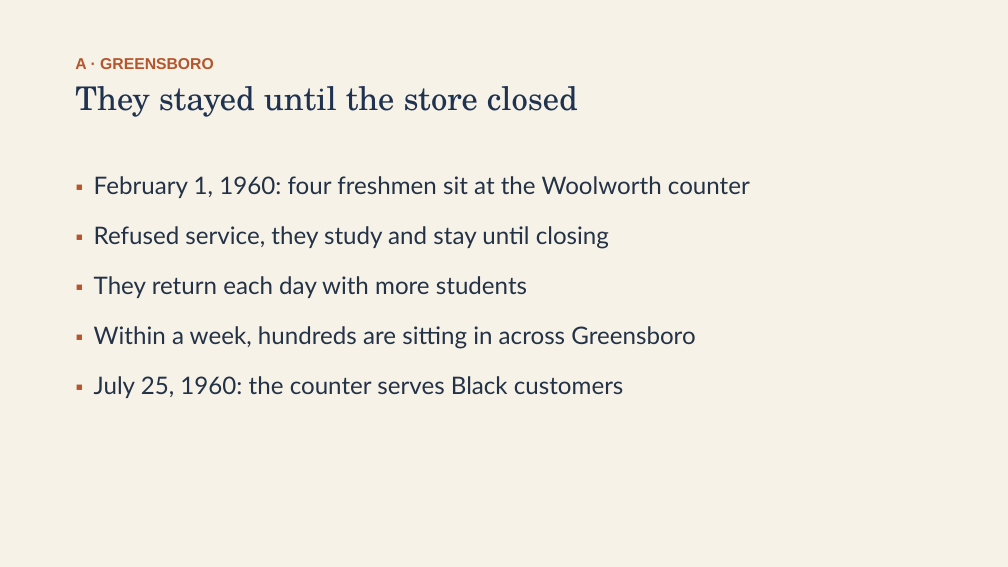
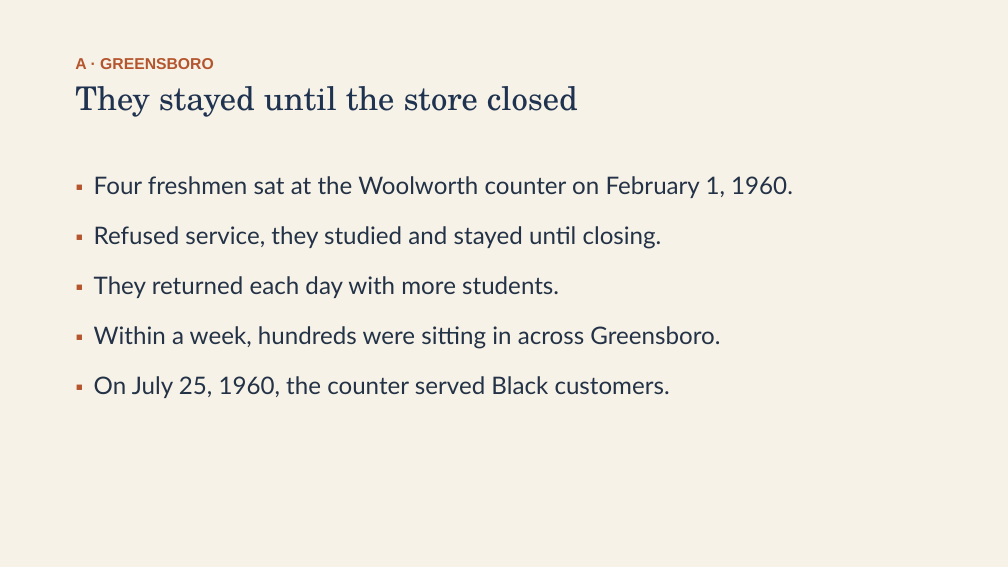
Before and after one commit to ab17gthb/humanities-curriculum-group, a slide deck: slide 5 of civil-rights/lesson-04/lesson-04-slides.pptx. Drawn at 1008x567 pixels with LibreOffice and Linux fonts; fonts in the diff are those of the drawing. Boxes give left, top, right and bottom in pixels: in the first picture for what was removed or moved away, otherwise in the second. Text is boxed around its words. In the diff, an @@ line names an element or a change of style, - is before the commit and + after.

```diff
--- a/civil-rights/lesson-04/lesson-04-slides.pptx
+++ b/civil-rights/lesson-04/lesson-04-slides.pptx
@@ text at [94,176,793,398]: text changed @@
-▪ February 1, 1960: four freshmen sit at the Woolworth counter
-▪ Refused service, they study and stay until closing
-▪ They return each day with more students
-▪ Within a week, hundreds are sitting in across Greensboro
-▪ July 25, 1960: the counter serves Black customers
+▪ Four freshmen sat at the Woolworth counter on February 1, 1960.
+▪ Refused service, they studied and stayed until closing.
+▪ They returned each day with more students.
+▪ Within a week, hundreds were sitting in across Greensboro.
+▪ On July 25, 1960, the counter served Black customers.
```
Also in this commit, not shown: 11 other slides changed, 6 other files.
